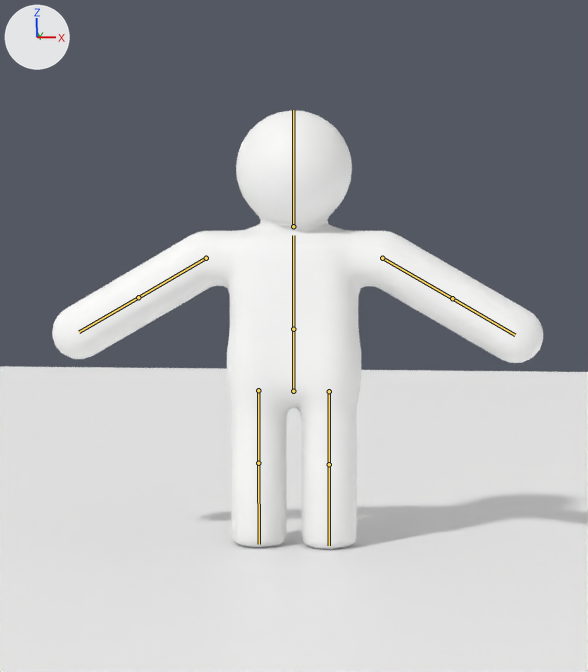
The Blender file blender/character.blend, before and after one commit.
Both versions are drawn from the file's camera 'Camera'. The axes (+X, +Y, +Z) are drawn at upper left. The lights are the same throughout. The first picture is the older version. The bones that change, and the others that lie on the model, are drawn over the model as lines.

Objects in the first picture: 'Character', 'Ground'.
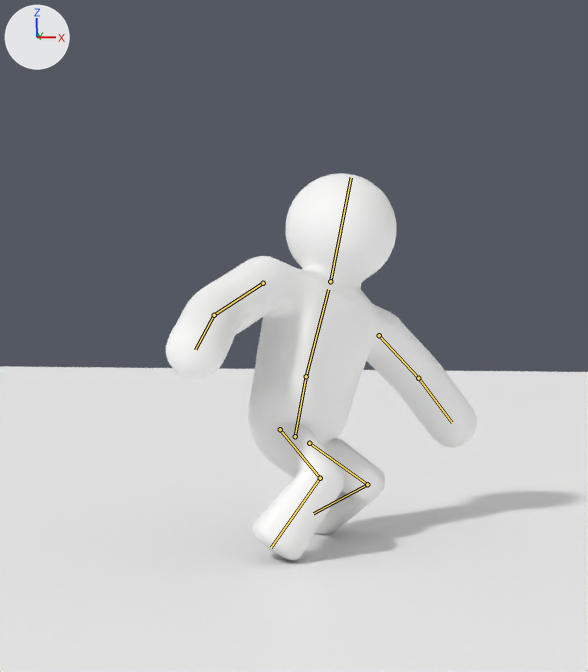
The newer file adds an action. The first version stands in its rest pose; the second is drawn at frame 15 of the action 'Skid'.

What differs and where, as boxes (x1, y1, x2, y2) in the pictures (588 x 672 px):
```json
{"object": "Character", "change": "posed", "before": [52, 111, 543, 549], "after": [166, 173, 477, 561], "on screen": "37% narrower, 11% shorter"}
{"bone": "hips", "before": "(293, 391) to (293, 329)", "after": "(295, 436) to (306, 376)"}
{"bone": "spine", "before": "(293, 329) to (293, 235)", "after": "(306, 376) to (328, 289)"}
{"bone": "head", "before": "(293, 226) to (293, 110)", "after": "(330, 281) to (351, 177)"}
{"bone": "upper_arm.R", "before": "(206, 258) to (138, 297)", "after": "(263, 283) to (214, 315)"}
{"bone": "forearm.R", "before": "(138, 297) to (79, 332)", "after": "(214, 315) to (195, 349)"}
{"bone": "upper_arm.L", "before": "(382, 258) to (452, 298)", "after": "(379, 335) to (418, 378)"}
{"bone": "forearm.L", "before": "(452, 298) to (515, 335)", "after": "(418, 378) to (452, 422)"}
{"bone": "thigh.R", "before": "(258, 390) to (258, 463)", "after": "(280, 429) to (320, 478)"}
{"bone": "shin.R", "before": "(258, 463) to (259, 544)", "after": "(320, 478) to (271, 547)"}
{"bone": "thigh.L", "before": "(329, 391) to (329, 464)", "after": "(309, 443) to (367, 484)"}
{"bone": "shin.L", "before": "(329, 464) to (329, 545)", "after": "(367, 484) to (313, 513)"}
```

Edits to the scene script, one JSON object a line:
```json
{"block": "bone_hips", "where": "bone_hips = bpy.data.objects['CharacterRig'].pose.bones['hips']  # child of 'root'"}
{"op": "set", "path": "bone_hips.location", "old": "(0.0, 0.0, 0.0)", "new": "(0.0, -0.212, -0.05)"}
{"op": "set", "path": "bone_hips.rotation_quaternion", "old": "(1.0, 0.0, 0.0, 0.0)", "new": "(0.808, -0.064, 0.57, -0.137)", "note": "degrees (0, 0, 0) -> degrees (-37, 65, -43)"}
{"block": "bone_spine", "where": "bone_spine = bpy.data.objects['CharacterRig'].pose.bones['spine']  # child of 'hips'"}
{"op": "set", "path": "bone_spine.rotation_quaternion", "old": "(1.0, 0.0, 0.0, 0.0)", "new": "(0.985, 0.036, -0.166, -0.013)", "note": "degrees (0, 0, 0) -> degrees (5, -19, -2)"}
{"block": "bone_head", "where": "bone_head = bpy.data.objects['CharacterRig'].pose.bones['head']  # child of 'spine'"}
{"op": "set", "path": "bone_head.rotation_quaternion", "old": "(1.0, 0.0, 0.0, 0.0)", "new": "(0.969, -0.058, -0.242, -0.001)", "note": "degrees (0, 0, 0) -> degrees (-7, -28, 2)"}
{"block": "bone_upper_arm_r", "where": "bone_upper_arm_r = bpy.data.objects['CharacterRig'].pose.bones['upper_arm.R']  # child of 'spine'"}
{"op": "set", "path": "bone_upper_arm_r.rotation_quaternion", "old": "(1.0, 0.0, 0.0, 0.0)", "new": "(0.993, 0.073, 0.0, 0.09)", "note": "degrees (0, 0, 0) -> degrees (8, -1, 10)"}
{"block": "bone_forearm_r", "where": "bone_forearm_r = bpy.data.objects['CharacterRig'].pose.bones['forearm.R']  # child of 'upper_arm.R'"}
{"op": "set", "path": "bone_forearm_r.rotation_quaternion", "old": "(1.0, 0.0, 0.0, 0.0)", "new": "(0.979, 0.199, 0.0, 0.044)", "note": "degrees (0, 0, 0) -> degrees (23, -1, 5)"}
{"block": "bone_upper_arm_l", "where": "bone_upper_arm_l = bpy.data.objects['CharacterRig'].pose.bones['upper_arm.L']  # child of 'spine'"}
{"op": "set", "path": "bone_upper_arm_l.rotation_quaternion", "old": "(1.0, 0.0, 0.0, 0.0)", "new": "(0.995, 0.001, 0.0, 0.099)", "note": "degrees (0, 0, 0) -> degrees (0, 0, 11)"}
{"block": "bone_forearm_l", "where": "bone_forearm_l = bpy.data.objects['CharacterRig'].pose.bones['forearm.L']  # child of 'upper_arm.L'"}
{"op": "set", "path": "bone_forearm_l.rotation_quaternion", "old": "(1.0, 0.0, 0.0, 0.0)", "new": "(0.996, 0.051, 0.0, -0.076)", "note": "degrees (0, 0, 0) -> degrees (6, 0, -9)"}
{"block": "bone_thigh_r", "where": "bone_thigh_r = bpy.data.objects['CharacterRig'].pose.bones['thigh.R']  # child of 'hips'"}
{"op": "set", "path": "bone_thigh_r.rotation_quaternion", "old": "(1.0, 0.0, 0.0, 0.0)", "new": "(0.894, 0.44, 0.0, -0.085)", "note": "degrees (0, 0, 0) -> degrees (52, 4, -9)"}
{"block": "bone_shin_r", "where": "bone_shin_r = bpy.data.objects['CharacterRig'].pose.bones['shin.R']  # child of 'thigh.R'"}
{"op": "set", "path": "bone_shin_r.rotation_quaternion", "old": "(1.0, 0.0, 0.0, 0.0)", "new": "(0.807, -0.586, 0.0, -0.072)", "note": "degrees (0, 0, 0) -> degrees (-72, -5, -7)"}
{"block": "bone_thigh_l", "where": "bone_thigh_l = bpy.data.objects['CharacterRig'].pose.bones['thigh.L']  # child of 'hips'"}
{"op": "set", "path": "bone_thigh_l.rotation_quaternion", "old": "(1.0, 0.0, 0.0, 0.0)", "new": "(0.846, 0.486, 0.0, 0.219)", "note": "degrees (0, 0, 0) -> degrees (57, -12, 22)"}
{"block": "bone_shin_l", "where": "bone_shin_l = bpy.data.objects['CharacterRig'].pose.bones['shin.L']  # child of 'thigh.L'"}
{"op": "set", "path": "bone_shin_l.rotation_quaternion", "old": "(1.0, 0.0, 0.0, 0.0)", "new": "(0.56, -0.769, 0.0, 0.309)", "note": "degrees (0, 0, 0) -> degrees (-102, 28, 23)"}
```
